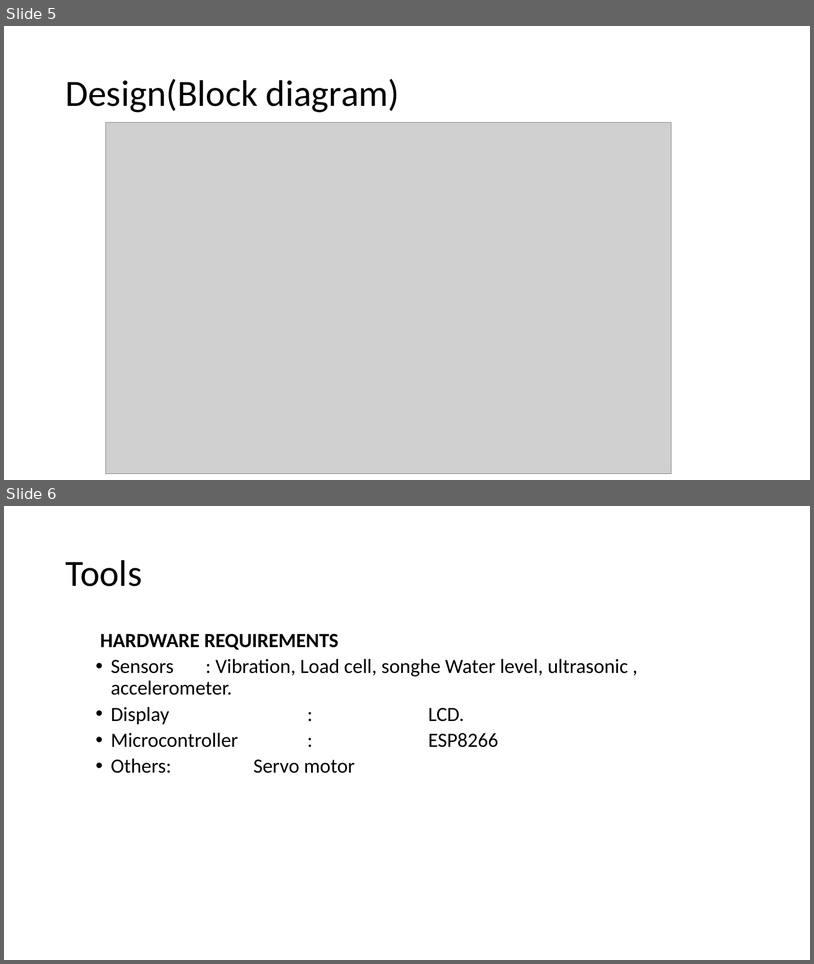
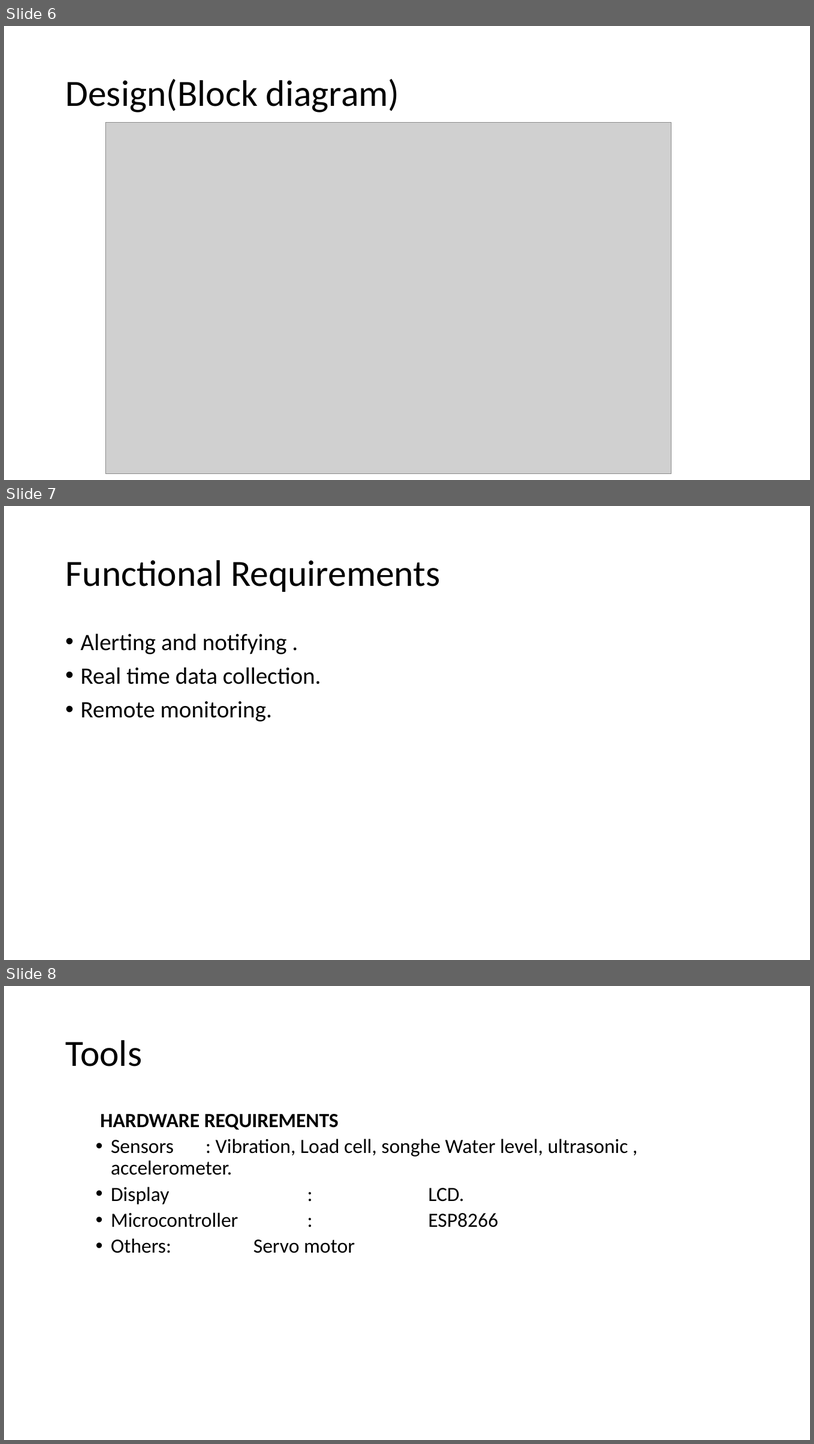
Before and after one commit to patrickmabziness360/Bridge_Health_Monitoring_System, a slide deck: Project Documents/IOT BRIDGE HEALTH MONITORING SYSTEM.pptx. Shown one above the other, each under a label of ours: slides 5 and 6 before the commit, slides 6, 7 and 8 after it. The pictures are 814x964 and 814x1444 pixels, drawn with LibreOffice and Linux fonts; fonts in the diff are those of the drawing; grey boxes stand for pictures. Boxes give left, top, right and bottom in pixels: in the first picture for what was removed or moved away, otherwise in the second. Text is boxed around its words. In the diff, an @@ line names an element or a change of style, - is before the commit and + after.

```diff
--- a/Project Documents/IOT BRIDGE HEALTH MONITORING SYSTEM.pptx
+++ b/Project Documents/IOT BRIDGE HEALTH MONITORING SYSTEM.pptx
@@ slide 7 added at [4, 506, 810, 960], background #FFFFFF @@
@@ title added at [65, 560, 440, 592], 44 pt, text #000000 @@
+Functional Requirements
@@ text added at [81, 633, 321, 721], 28 pt, text #000000 @@
+• Alerting and notifying .
+• Real time data collection.
+• Remote monitoring.
@@ what was slide 5 is now slide 6 @@
@@ what was slide 6 is now slide 8 @@
```
Also in this commit, not shown: 1 other slide added, 6 other files.
